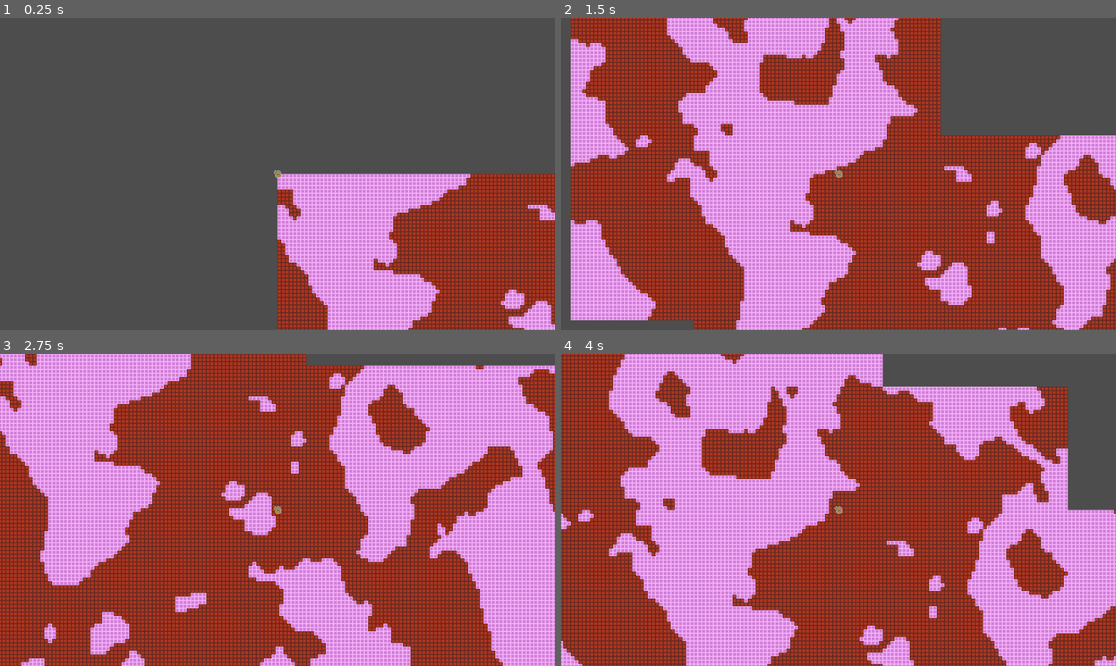
Above: before the commit, frames 1-4 (two rows, left to right).
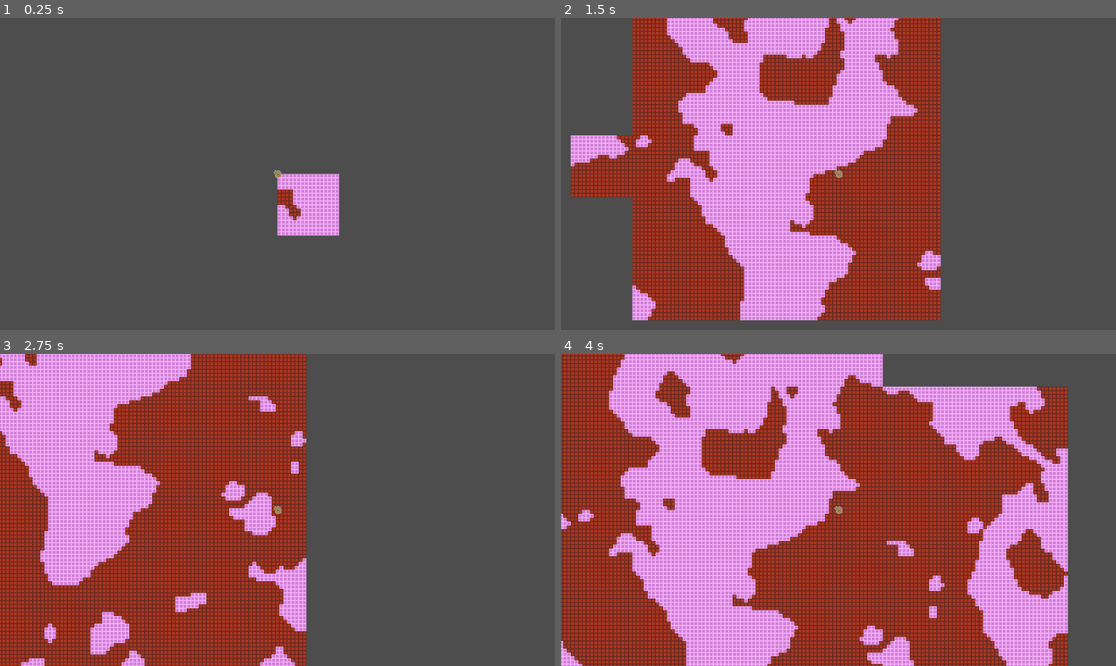
Above: after the commit, the same moments.

Repository: ddegobi/maps
Game: Godot game, scene res://main.tscn
Same seed, same stepped clock (60 frames per second), same inputs: the game is played once before the commit and once after it.
Inputs:
- Up to frame 1 (0.25 s): no input
- Up to frame 2 (1.5 s): tap Enter at 0.5 s; hold Right (right) 0.53-1.28 s; hold Down (down) from 1.28 s (still down)
- Up to frame 3 (2.75 s): release Down (down) at 2.03 s; hold Right (right) from 2.03 s (still down)
- Up to frame 4 (4 s): release Right (right) at 2.78 s; hold Up (up) 2.78-3.53 s; hold Left (left) from 3.53 s (still down)

The runs differ from the first frame. In frame 1, 23% of the frame differs, in the area x 49-100%, y 49-100%; in frame 2, 30%; in frame 3, 43%, in the area x 55-100%, y 3-100%; in frame 4, 4.4%.

Commit message:
draw_chunk now creates a new tilemaplayer per chunk, it is significantly faster than editing one singular layer

Diff:
--- a/generation/demo/demo_map_drawer.gd
+++ b/generation/demo/demo_map_drawer.gd
@@ -17,7 +17,6 @@
 var main_source_id = null
 ## [MapGenerator] object that is going to be utilized by drawer
 var map_generator : MapGenerator
-var height_data = 0
 
 # Constructor
 func _init(tileset_texture : Texture2D, generator : MapGenerator) -> void:
@@ -38,14 +37,6 @@
 
 	set_tile_set(ts)
 
-# Called when the node enters the scene tree for the first time.
-func _ready() -> void:
-	# test
-	for i in range(10):
-		for j in range(10):
-			draw_chunk(Vector2i(i,j))
-			# print("is chunk generated? ", is_chunk_gen(Vector2i(i,j)))
-	# print("is chunk generated? ", is_chunk_gen(Vector2i(-1,-1)))
 
 ## simple function that automatically create the tiles in the atlas
 func create_tiles(atlas : TileSetAtlasSource) -> void:
@@ -61,30 +52,39 @@
 	return Vector2i((chunk_coord.x*chunk_size.x)+pos_x, (chunk_coord.y*chunk_size.y)+pos_y)
 
 func is_chunk_gen(chunk_coord : Vector2i) -> bool:
-	return get_cell_tile_data( get_coords_from_chunk(chunk_coord,HeightChunk.CHUNK_SIZE,0,0)) != null
+	return get_node(str(get_path(),"/%s_%s" % [str(chunk_coord.x), str(chunk_coord.y)])) != null
+
+
+func _create_chunk_tilemap(chunk_coord) -> TileMapLayer:
+	var chunk = ChunkDrawer.new(chunk_coord)
+	chunk.name = "%s_%s" % [str(chunk_coord.x), str(chunk_coord.y)]
+	chunk.set_tile_set(tile_set)
+	return chunk
+
+func _paint_chunk(chunk : ChunkDrawer) -> void:
+	var height_chunk = map_generator.generate_chunk_at_coord(chunk.chunk_coord)
+	var tile_data : TileData
+	for i in HeightChunk.CHUNK_SIZE.x:
+		for j in HeightChunk.CHUNK_SIZE.y:
+			var height_data = height_chunk.grid[i][j]
+			if height_data < 0:
+				chunk.set_cell(get_coords_from_chunk(chunk.chunk_coord,HeightChunk.CHUNK_SIZE,i,j),
+						 main_source_id,
+						 DEFAULT_TILE)
+			else:
+				chunk.set_cell(get_coords_from_chunk(chunk.chunk_coord,HeightChunk.CHUNK_SIZE,i,j),
+						 main_source_id,
+						 SECOND_TILE)
+			tile_data = chunk.get_cell_tile_data(
+					Vector2i((chunk.chunk_coord.x*HeightChunk.CHUNK_SIZE.x)+i,
+					(chunk.chunk_coord.y*HeightChunk.CHUNK_SIZE.y)+j)
+					)
+			tile_data.set_custom_data(HEIGHT_MAP_LAYER, height_data)
 
 ## Draws the passed chunk onto the tilemap
 func draw_chunk(chunk_coord : Vector2i) -> void:
-	var verbose = false
-	# get_coords_from_chunk(chunk_coord,HeightChunk.CHUNK_SIZE,0,0)
-	# is_chunk_gen(chunk_coord)
-	if( !is_chunk_gen(chunk_coord) ):
-		if verbose:
-			print("Generating chunk: ", chunk_coord.x,", " ,chunk_coord.y)
-		var height_chunk = map_generator.generate_chunk_at_coord(chunk_coord)
-		var tile_data : TileData
-		for i in HeightChunk.CHUNK_SIZE.x:
-			for j in HeightChunk.CHUNK_SIZE.y:
-				height_data = height_chunk.grid[i][j]
-				if height_data < 0:
-					set_cell(get_coords_from_chunk(chunk_coord,HeightChunk.CHUNK_SIZE,i,j),
-							 main_source_id,
-							 DEFAULT_TILE)
-				else:
-					set_cell(get_coords_from_chunk(chunk_coord,HeightChunk.CHUNK_SIZE,i,j),
-							 main_source_id,
-							 SECOND_TILE)
 
-				tile_data = get_cell_tile_data(Vector2i((chunk_coord.x*HeightChunk.CHUNK_SIZE.x)+i,
-														(chunk_coord.y*HeightChunk.CHUNK_SIZE.y)+j))
-				tile_data.set_custom_data(HEIGHT_MAP_LAYER, height_data)
+	if( not is_chunk_gen(chunk_coord) ):
+		var chunk = _create_chunk_tilemap(chunk_coord)
+		_paint_chunk(chunk)
+		add_child(chunk)
--- a/generation/map_processes/rendering/draw_handler.gd
+++ b/generation/map_processes/rendering/draw_handler.gd
@@ -12,10 +12,13 @@
 	chunk_layer = c_layer
 
 func _ready() -> void:
-	init_timer()
+	_init_timer()
+	start_chunk_gen()
+
+func start_chunk_gen() -> void:
 	chunk_check_timer.start()
 
-func init_timer() -> void:
+func _init_timer() -> void:
 	add_child(chunk_check_timer)
 	chunk_check_timer.wait_time = chunk_check_delay
 	chunk_check_timer.one_shot = false
--- a/generation/map_processes/rendering/prox_draw_handler.gd
+++ b/generation/map_processes/rendering/prox_draw_handler.gd
@@ -43,7 +43,7 @@
 			add_to_chunk_queue(ChunkPos.new(curr_chunk, curr_chunk.distance_to(pos)))
 
 func sort_by_distance(a : ChunkPos, b : ChunkPos) -> bool:
-	return a.dist < b.dist
+	return a.dist > b.dist
 
 # if godot had a stable sort algorithm i wouldn't have to implement this
 ## given the index to the first element of a sequence of chunks with the same
--- /dev/null
+++ b/generation/models/chunk_drawer.gd
@@ -0,0 +1,6 @@
+class_name ChunkDrawer extends TileMapLayer
+
+var chunk_coord : Vector2i
+
+func _init(chunk_coord : Vector2i) -> void:
+	self.chunk_coord = chunk_coord
Renamed: generation/map_processes/rendering/demo_draw_handler.gd -> generation/demo/demo_draw_handler.gd
